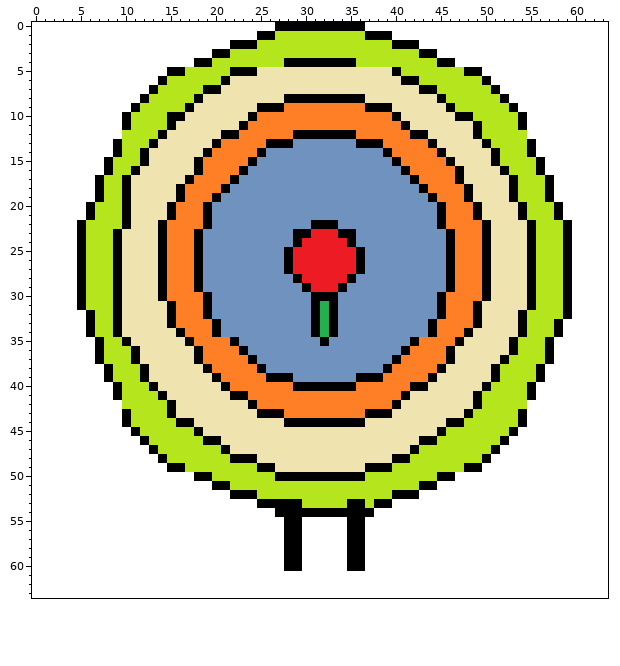
One commit to this pixel-art sprite: themes/galaxy/simple/images/ufo_01.png. That is the earlier state.
The file is 64x64 pixels.
And afterwards:
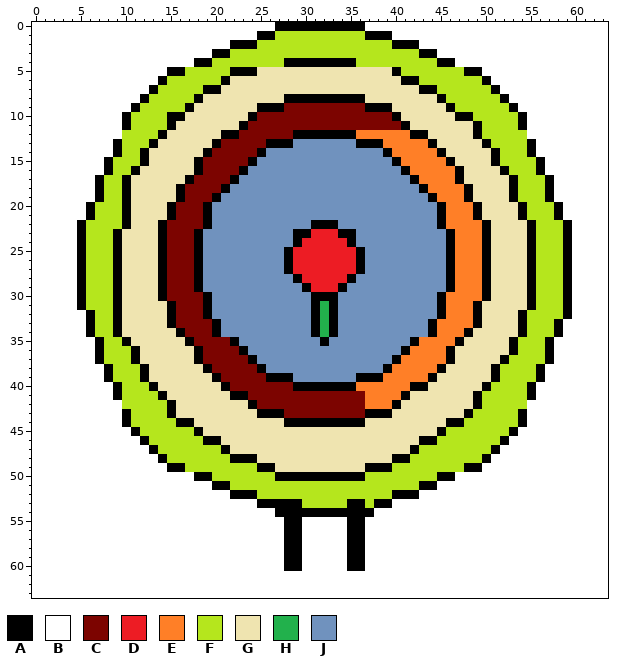
Palette (. is transparent): A #000000  B #ffffff  C #7c0400  D #ed1c24  E #ff7f27  F #b5e61d  G #efe4b0  H #22b14c  J #7092be
Changes in this commit:
The author changed colour E to colour C in row 9 at x 28 to 36; in row 10 at x 25 to 39; in row 11 at x 24 to 40; in row 12 at x 23 to 28; in row 13 at x 21 to 25; in row 14 at x 20 to 24.
The author changed colour E to colour C in row 15 at x 19 to 23; in row 16 at x 19 to 22; in row 17 at x 18 to 21; in row 18 at x 17 to 20; in row 19 at x 17 to 19; in rows 20 to 21 at x 16 to 18.
The author changed colour E to colour C in row 22 at x 15 to 18; in rows 23 to 29 at x 15 to 17; in row 30 at x 15 to 18; in rows 31 to 32 at x 16 to 18; in row 33 at x 16 to 19; in row 34 at x 17 to 19.
The author changed colour E to colour C in row 35 at x 18 to 21; in row 36 at x 19 to 22; in row 37 at x 19 to 23; in row 38 at x 20 to 24; in row 39 at x 21 to 25; in row 40 at x 22 to 28.
The author changed colour E to colour C in row 41 at x 24 to 36; in row 42 at x 25 to 36; in row 43 at x 28 to 36.
Pixel boxes of the changes (left, top, right, bottom) in both pictures:
changed: (167, 103, 401, 418)
